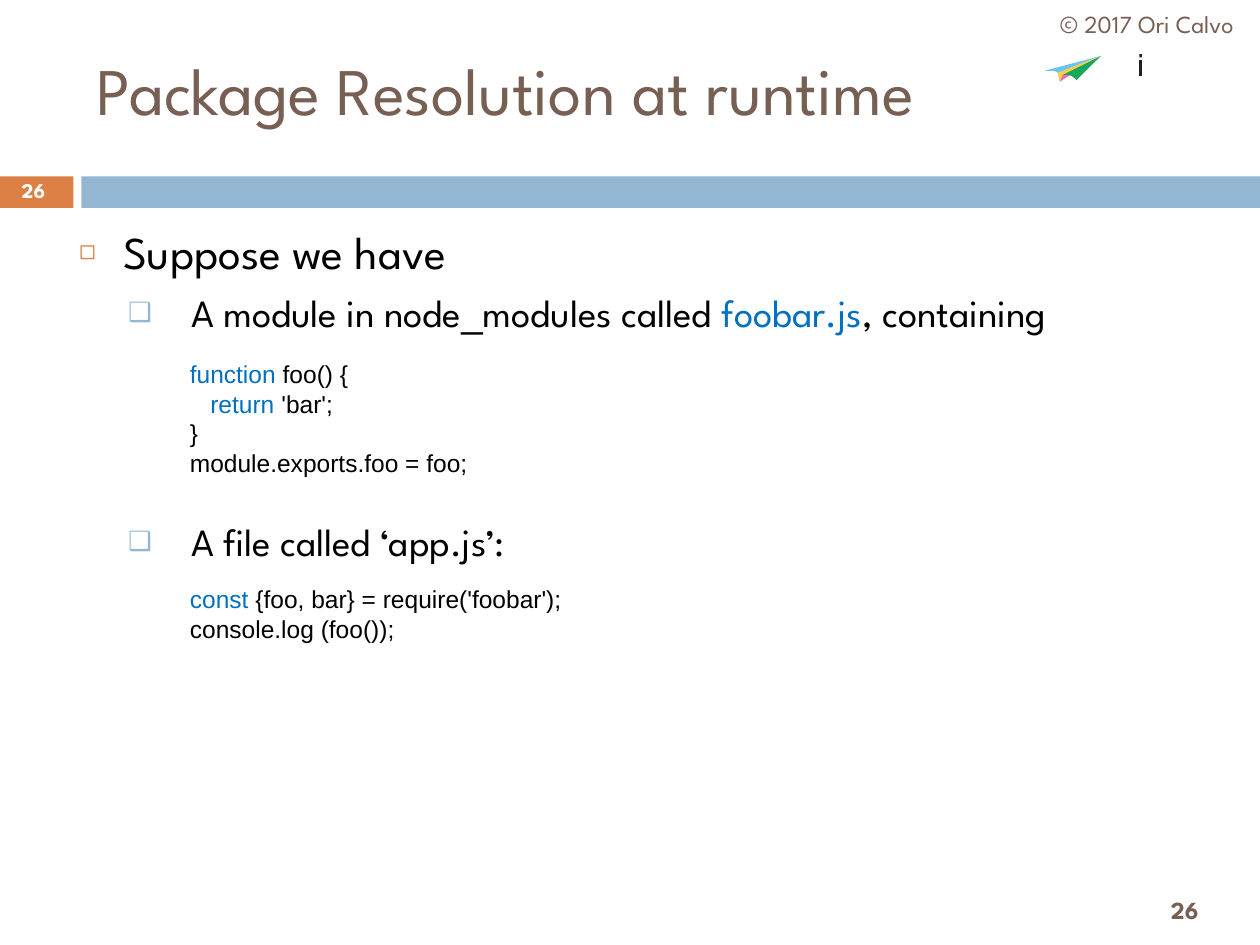
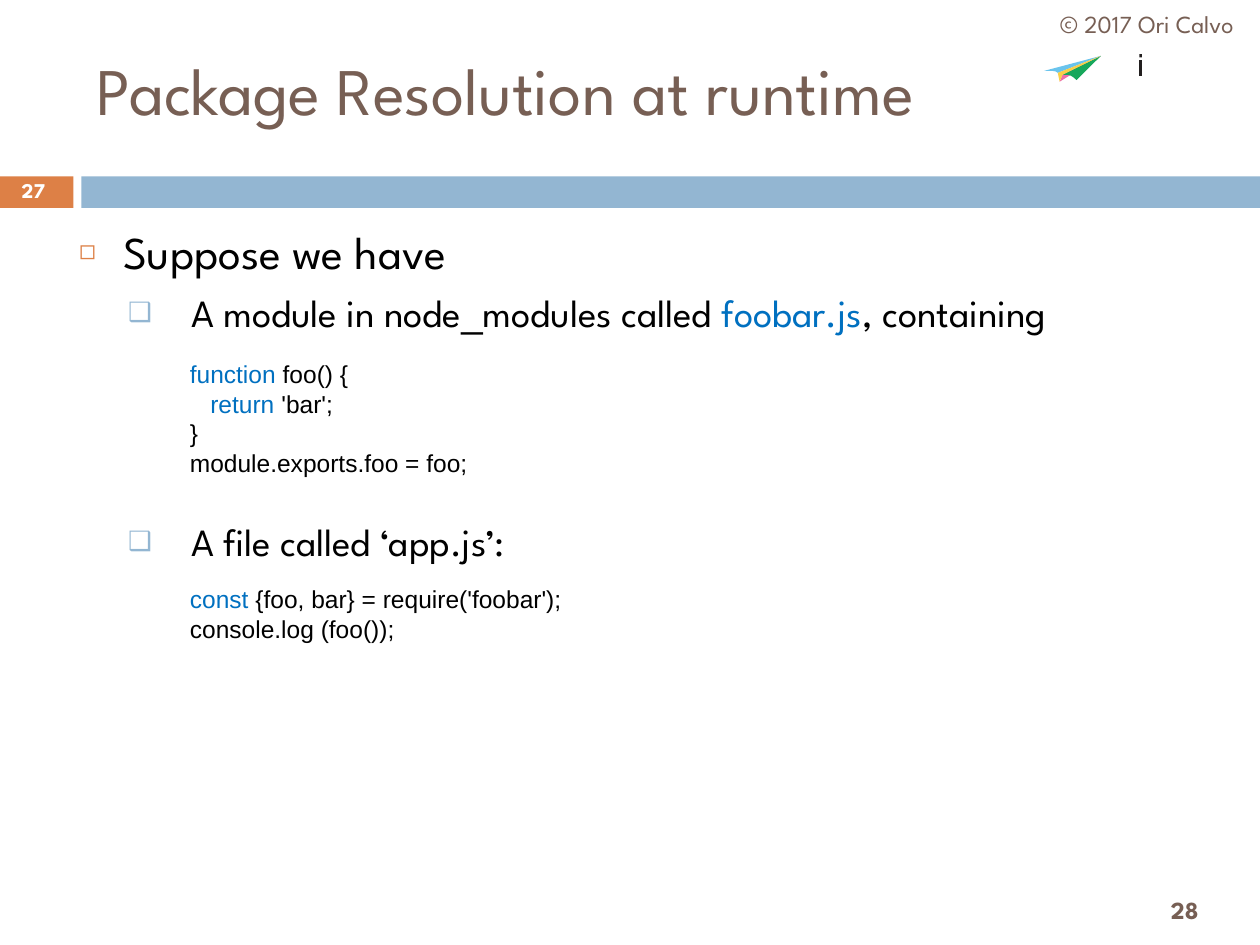
Before and after one commit to oricalvo/course-nodejs, a slide deck: slide 28 of 02 Package Management.pptx (slide 26 before the commit). Drawn at 1260x945 pixels with LibreOffice and Linux fonts; fonts in the diff are those of the drawing; background and template pictures are left out. Boxes give left, top, right and bottom in pixels: in the first picture for what was removed or moved away, otherwise in the second. Text is boxed around its words. In the diff, an @@ line names an element or a change of style, - is before the commit and + after.

Commit message:
Package management done

```diff
--- a/02 Package Management.pptx
+++ b/02 Package Management.pptx
@@ text at [22,184,45,198]: text changed @@
-26
+27
@@ page number at [1171,902,1199,920]: text changed @@
-26
+28
```
Also in this commit, not shown: 6 other slides changed, 2 slides added.
